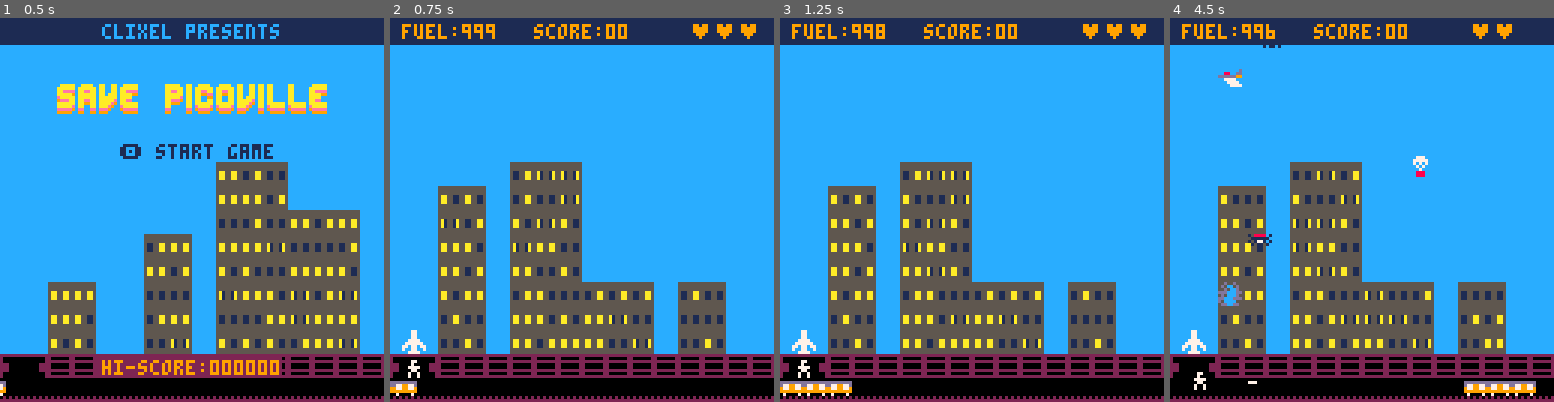
Above: before the commit, frames 1-4 (left to right).
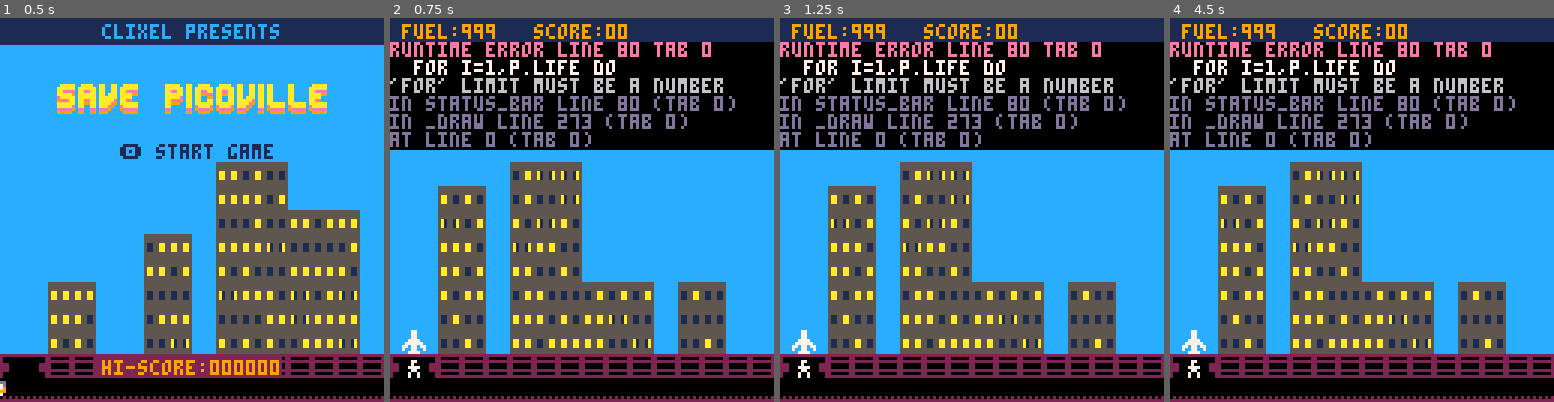
Above: after the commit, the same moments.

Repository: natebeaty/savepicoville
Game: PICO-8 cartridge savepicoville.p8
Same seed, same stepped clock (60 frames per second), same inputs: the game is played once before the commit and once after it.
Inputs:
- Up to frame 1 (0.5 s): tap X (X key) at 0.33 s
- Up to frame 2 (0.75 s): tap O (Z key) at 0.7 s
- Up to frame 3 (1.25 s): tap X (X key) at 1.07 s
- Up to frame 4 (4.5 s): hold Right 1.6-2.1 s; tap O (Z key) every 0.4 s from 1.7 to 4.1 s; tap X (X key) at 1.85, 2.97, 4.08 s; hold Up 2.15-2.42 s; hold Right 2.47-3.03 s; hold Left 3.08-3.58 s; hold Down 3.63-3.97 s; hold Right from 4.02 s (still down)

Frame 1 is identical in both runs. In frame 2, 29% of the frame differs, in the area x 0-100%, y 1-99%; in frame 3, 29%; in frame 4, 30%.
Error after the commit: runtime error line 80 tab 0; for i=1,p.life do; 'for' limit must be a number

Commit message:
move some common resets into functions, change life to number + sprite, increase num enemies needed to advance to match original game

Diff:
--- a/main.lua
+++ b/main.lua
@@ -46,28 +46,18 @@
 end
 
 function _init()
-  debug=false
   t=0
   level=1
   hiscore=0
   enemieskilled=0
-  clrt={13,14,9,14,13}
+  titleshadowclr={13,14,9,14,13}
   enemyspeed=1
   mode="title"
-  explosions={}
-  buildingcrash={}
-  rumblingrows={}
   peopleleft=100
-  bullets={}
-  enemies={}
-  gremlins={}
-  trains={}
-  supply={}
-  balloon={}
   bonuscheck={x=0,y=15}
   bonuslastbrick=nil
+  empty_stage()
   make_player()
-  make_buildings()
   music(0,2500)
 end
 
@@ -87,23 +77,20 @@
   if (mode=="game" and t%40<20 and p.fuel<p.lowfuel) fuelclr=7
   print("fuel:"..flr(p.fuel),4,2,fuelclr)
   print("score:"..p.score.."0",48,2,9)
-  print(p.life,100,2,9)
+  for i=1,p.life do
+    spr(56,124-i*6,0)
+  end
 end
 
 function check_level()
-  if (enemieskilled>=5 and level==1 or enemieskilled>=10) then
-    next_level()
-  end
-end
-
-function next_level()
+  if (enemieskilled>=10 and level==1 or enemieskilled>=16) then
+    level_finished()
+  end
+end
+
+function level_finished()
+  t=0
   enemieskilled=0
-  enemies={}
-  gremlins={}
-  supply={}
-  balloon={}
-  bullets={}
-  t=0
   enemyspeed=level
   mode="bonus"
   -- set min/max starting points for bonuscheck
@@ -113,24 +100,43 @@
   end
 end
 
+function next_level()
+  t=0
+  level+=1
+  enemies={}
+  gremlins={}
+  supply={}
+  balloon={}
+  p.respawn()
+  mode="game"
+end
+
 function start_game()
-  make_buildings()
+  empty_stage()
   music(-1)
   sfx(05)
+  mode="game"
+end
+
+function empty_stage()
   enemies={}
   gremlins={}
+  supply={}
+  balloon={}
   bullets={}
-  mode="game"
+  trains={}
+  explosions={}
+  buildingcrash={}
+  rumblingrows={}
+  make_buildings()
 end
 
 function restart()
   t=0
-  balloons={}
   enemieskilled=0
-  p.score=0
-  p.life="♥♥♥"
+  p.reset()
   mode="title"
-  make_buildings()
+  empty_stage()
   music(0,2500)
 end
 
@@ -160,7 +166,7 @@
         obj.update(obj)
       end
     end
-    --
+    -- set last bonus brick that flashed white to dark
     if bonuslastbrick~=nil then
       mset(bonuslastbrick.x,bonuslastbrick.y,05)
       bonuslastbrick=nil
@@ -178,7 +184,7 @@
         map_sprite=mget(bonuscheck.x,bonuscheck.y)
       end
       -- unbroken brick
-      p.score+=1
+      p.scored(1)
       bonuslastbrick={x=bonuscheck.x,y=bonuscheck.y}
       sfx(12)
       mset(bonuscheck.x,bonuscheck.y,map_sprite+47) --white flash
@@ -190,11 +196,7 @@
     else
       building_blink(1)
       if (t>10 and btnp(4)) then
-        -- add remaining bonus
-        t=0
-        level+=1
-        p.respawn()
-        mode="game"
+        next_level()
       end
     end
 
@@ -246,12 +248,12 @@
     -- rectfill(33,1,93,7,9)
     centertxt("clixel presents",2,12)
     if (t%6==0) then
-      local foo=deli(clrt,1)
-      add(clrt,foo)
-    end
-    pal(13,clrt[1])
+      local foo=deli(titleshadowclr,1)
+      add(titleshadowclr,foo)
+    end
+    pal(13,titleshadowclr[1])
     spr(64,19,24,12,1)
-    pal(13,clrt[2])
+    pal(13,titleshadowclr[2])
     spr(64,19,23,12,1)
     pal(13,10)
     spr(64,19,22,12,1)
